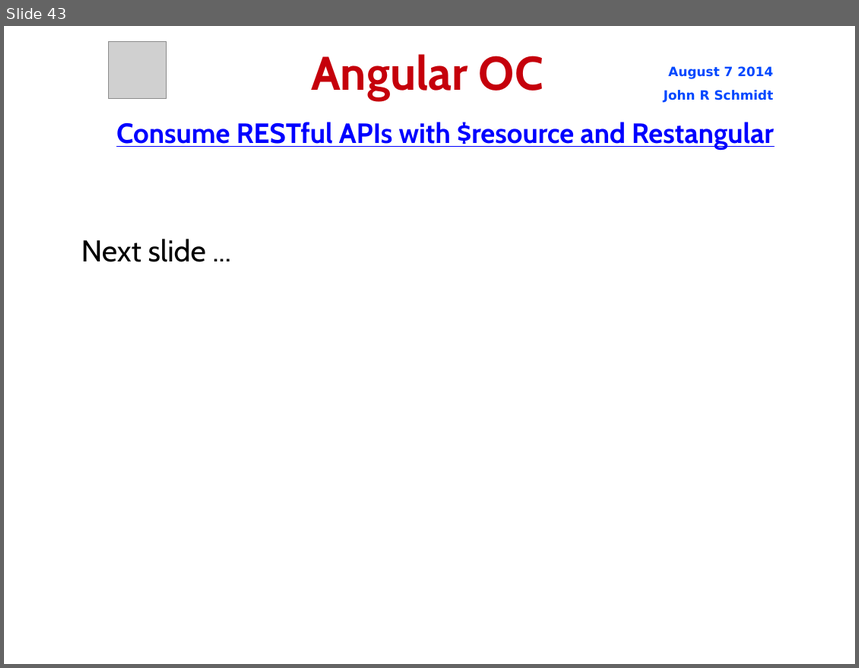
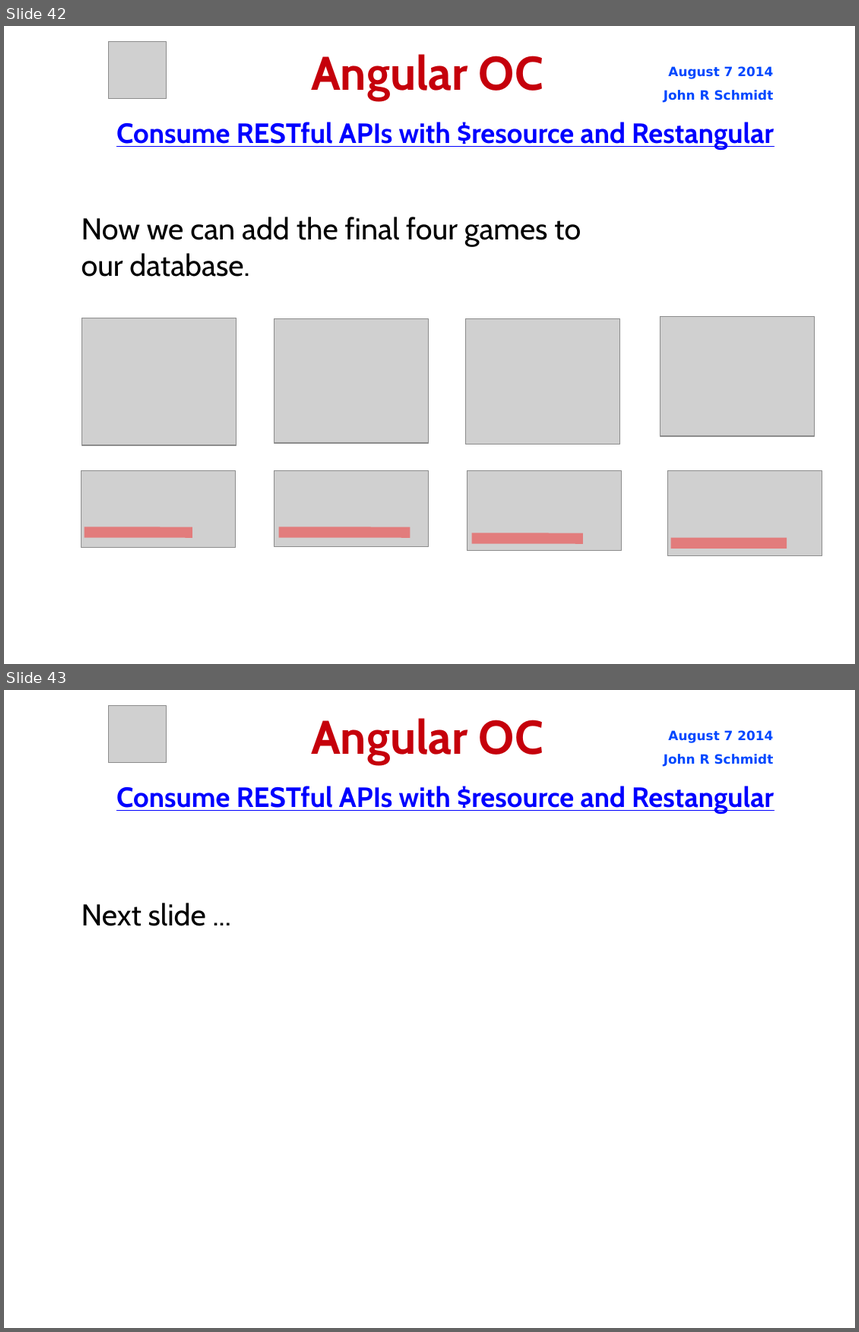
Before and after one commit to jrschmidt/fifa-angular-rest-demo, a slide deck: fifa.odp. Shown one above the other, each under a label of ours: slide 43 before the commit, slides 42 and 43 after it. The pictures are 859x668 and 859x1332 pixels, drawn with LibreOffice and Linux fonts; fonts in the diff are those of the drawing; grey boxes stand for pictures; background and template pictures are left out. Boxes give left, top, right and bottom in pixels: in the first picture for what was removed or moved away, otherwise in the second. Text is boxed around its words. In the diff, an @@ line names an element or a change of style, - is before the commit and + after.

```diff
--- a/fifa.odp
+++ b/fifa.odp
@@ slide 42 added at [4, 26, 855, 664], background picture (left out) @@
@@ picture added at [108, 41, 166, 99] @@
@@ title added at [311, 54, 544, 100], 44 pt, text #C5000B, bold @@
+Angular OC
@@ text added at [664, 66, 774, 103], 12 pt, text #0047FF, bold @@
+August 7 2014
+John R Schmidt
@@ text added at [116, 122, 774, 150], 26 pt, text #0000FF, bold, underline @@
+Consume RESTful APIs with $resource and Restangular
@@ subtitle added at [82, 217, 581, 277], 28 pt, text #000000 @@
+Now we can add the final four games to our database.
@@ picture added at [82, 318, 237, 446] @@
@@ picture added at [275, 319, 429, 443] @@
@@ picture added at [466, 319, 620, 444] @@
@@ picture added at [661, 316, 815, 436] @@
@@ picture added at [82, 471, 236, 547] @@
@@ picture added at [275, 471, 429, 547] @@
@@ picture added at [468, 471, 622, 550] @@
@@ picture added at [668, 471, 823, 556] @@
@@ line added from (85, 533) to (192, 533), #FF0000 10.09 pt @@
@@ line added from (279, 533) to (411, 533), #FF0000 10.09 pt @@
@@ line added from (472, 539) to (583, 539), #FF0000 10.09 pt @@
@@ line added from (671, 544) to (788, 544), #FF0000 10.09 pt @@
```
Also in this commit, not shown: 3 slides changed, 4 other slides added, 18 other files.
